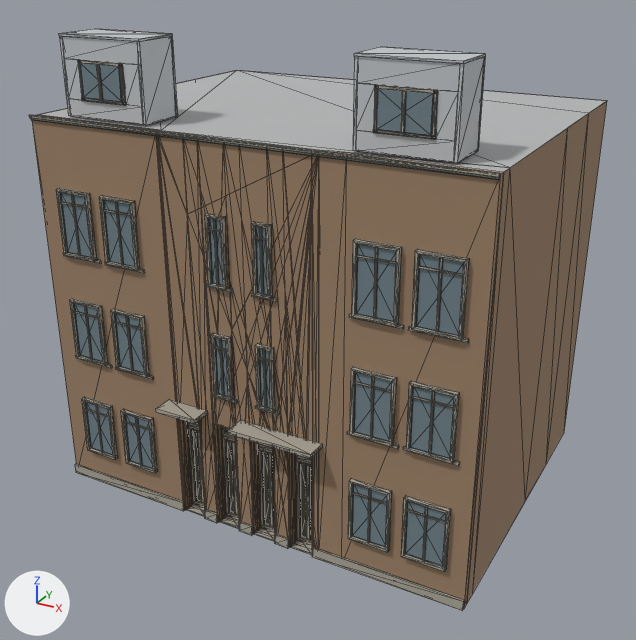
One commit to the glTF model public/canal-drive/models/ordinary-buildings/chunks/chunk-face-haen-3-31-r1.glb: the scene before it, then after it.
Rendered twice from a camera (50 mm lens) standing at (11.57, -17.19, 15.51) and looking at (0.1, 3.67, 5.08). Every picture has the same lights, and +X, +Y and +Z are marked at lower left. The first picture is the older version. Mesh edges are drawn as thin lines. Vertices at exactly the same position are counted once.

Names of what the first picture shows: 'face-haen-3-31-r1'.
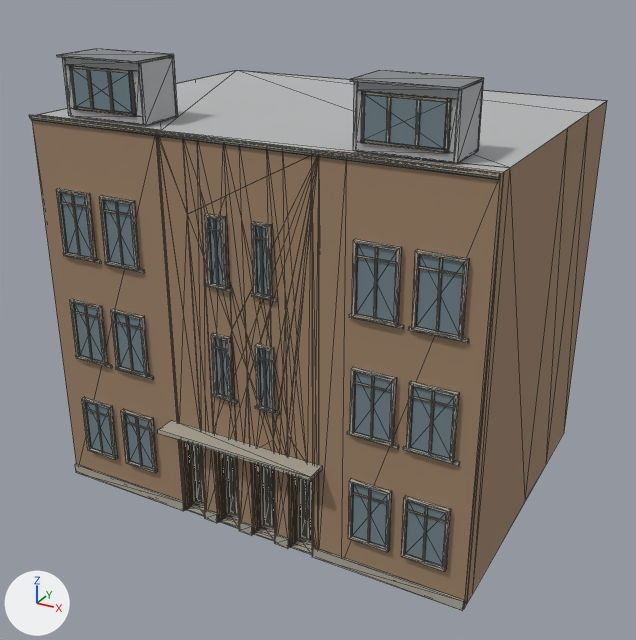
Diff of the bpy script that builds the scene:
```diff
--- a/public/canal-drive/models/ordinary-buildings/chunks/chunk-face-haen-3-31-r1.glb.py
+++ b/public/canal-drive/models/ordinary-buildings/chunks/chunk-face-haen-3-31-r1.glb.py
@@ mat_6f7275_stone_measured @@
+mat_6f7275_stone_measured = principled_material('6f7275_stone_measured')
+mat_6f7275_stone_measured.base_color = (0.435, 0.447, 0.459)  # grey #b0b2b4
+mat_6f7275_stone_measured.roughness = 0.9
@@ me_face_haen_3_31_r1 @@
-me_face_haen_3_31_r1.from_pydata(...)  # 1786 vertices, 2867 faces; spans x -6.4..6.4, y -0.82..9.57, z 0.0..13.19
+me_face_haen_3_31_r1.from_pydata(...)  # 1652 vertices, 2690 faces; spans x -6.4..6.4, y -0.82..9.57, z 0.0..12.69
+# me_face_haen_3_31_r1 part 1: a new loose piece, a box spanning x -4.465..-4.395, y -0.043..-0.013, z 11.4..12.36, in mat_6b6454_frame (grey #ada89b)
+# me_face_haen_3_31_r1 part 2: a new loose piece, a box spanning x -3.798..-3.728, y -0.043..-0.013, z 11.4..12.36, in mat_6b6454_frame (grey #ada89b)
+# me_face_haen_3_31_r1 part 3: a new loose piece, a box spanning x 3.791..3.861, y -0.043..-0.013, z 11.4..12.36, in mat_6b6454_frame (grey #ada89b)
+# me_face_haen_3_31_r1 part 4: a new loose piece, a box spanning x 4.458..4.528, y -0.043..-0.013, z 11.4..12.36, in mat_6b6454_frame (grey #ada89b)
+# me_face_haen_3_31_r1 part 5: the loose piece of 8 vertices spanning x -0.12..2.36, y -0.82..-0.22, z 3.5..3.62 is scaled about its middle by (1.96, 1, 1), then moved by (-1.18, 0.0, -0.67)
+# me_face_haen_3_31_r1 part 6: a new loose piece, a box spanning x -5.026..-3.166, y -0.001..0.029, z 11.4..12.36, in mat_2a3a42_glass (greyish blue #71838b)
+# me_face_haen_3_31_r1 part 7: a new loose piece, a box spanning x 3.23..5.09, y -0.001..0.029, z 11.4..12.36, in mat_2a3a42_glass (greyish blue #71838b)
+# me_face_haen_3_31_r1 part 8: the loose piece of 24 vertices spanning x 3.46..4.86, y 0.03..0.07, z 11.58..12.58 is rebuilt with 24 vertices and now spans x 3.16..5.16, y 0.03..0.07, z 11.33..12.43
+# me_face_haen_3_31_r1 part 9: the loose piece of 24 vertices spanning x -4.8..-3.4, y 0.03..0.07, z 11.58..12.58 is rebuilt with 24 vertices and now spans x -5.1..-3.1, y 0.03..0.07, z 11.33..12.43
+# me_face_haen_3_31_r1 part 10: 17 loose pieces with 160 vertices, spanning x -5.38..5.38, y -0.82..1.38, z 2.68..13.19, are deleted
+# me_face_haen_3_31_r1 part 11
+# 65 vertices are removed from x -5.38..5.38, y -0.22..1.38, z 0.0..13.13
+# 111 faces are deleted
+# 121 vertices in x -2.22..2.09, y -0.22..0.28, z 3.21..3.25 move by (0.0, 0.0, -0.57)
+# 21 vertices in x -5.38..5.38, y 0.08..1.38, z 13.13 move by (0.0, 0.0, -0.5)
+# 8 vertices in x -5.3..5.3, y 0.08..0.16, z 11.58 move by (0.0, 0.0, -0.25)
+# 8 vertices in x -5.3..5.3, y 0.08..0.16, z 12.58 move by (0.0, 0.0, -0.15)
+# 4 vertices in x -4.8..3.46, y 0.08..0.16, z 12.58 move by (-0.3, 0.0, -0.15)
+# 4 vertices in x -4.8..3.46, y 0.08..0.16, z 11.58 move by (-0.3, 0.0, -0.25)
+# 9 vertices move from x -3.4..4.86, y -0.22..0.16, z 3.25..12.58 to x -3.1..5.16, y -0.22..0.16, z 2.68..12.43
+# 35 vertices are added at x -5.38..5.38, y -0.22..1.38, z 2.68..12.69
+# 8 new vertices lie (0.0, 0.0, 0.06) away from vertices in x -5.38..5.38, y -0.1..1.38, z 12.63
+# 55 new faces join them, mat_583a24_brick (beige #9f8369)
+# 28 new faces join them, mat_3e4144_stone_measured (grey #878a8d)
+# 14 new faces join them, mat_6b6454_stone (grey #ada89b)
+# 27 new faces join them, mat_6f7275_stone_measured (grey #b0b2b4)
+# me_face_haen_3_31_r1 part 12: 141 faces spanning x -5.38..5.38, y 0.08..1.38, z 11.13..12.63 switch from mat_8b9196_slate (light grey #c3c7ca) to mat_6f7275_stone_measured (grey #b0b2b4)
 me_face_haen_3_31_r1.materials.append(mat_452d1c_brick)
@@ me_face_haen_3_31_r1 @@
 me_face_haen_3_31_r1.materials.append(mat_77797a_slate)
+me_face_haen_3_31_r1.materials.append(mat_3e4144_stone_measured)  # grey #878a8d
```

Changed parts and their boxes (x1, y1, x2, y2) in the pictures (636 x 640 px; the box of a moved part takes in the faces that stretch with it):
'face-haen-3-31-r1', reshaped: before (29, 29, 607, 611); after (29, 49, 607, 611)
part 1 of me_face_haen_3_31_r1, added: after (87, 70, 93, 110)
part 2 of me_face_haen_3_31_r1, added: after (107, 72, 114, 112)
part 3 of me_face_haen_3_31_r1, added: after (386, 97, 391, 144)
part 4 of me_face_haen_3_31_r1, added: after (415, 100, 420, 147)
part 5 of me_face_haen_3_31_r1, moved or reshaped: before (228, 420, 322, 459); after (158, 420, 322, 481)
part 6 of me_face_haen_3_31_r1, added: after (71, 69, 132, 114)
part 7 of me_face_haen_3_31_r1, added: after (363, 95, 447, 150)
part 8 of me_face_haen_3_31_r1, rebuilt (38% wider, 15% taller): before (373, 85, 438, 139); after (361, 91, 451, 153)
part 9 of me_face_haen_3_31_r1, rebuilt (37% wider, 13% taller): before (78, 60, 126, 105); after (70, 65, 136, 116)
part 10 of me_face_haen_3_31_r1, deleted: before (58, 29, 485, 462)
part 11 of me_face_haen_3_31_r1, moved or reshaped: before (156, 37, 485, 555); after (56, 49, 484, 555)
part 12 of me_face_haen_3_31_r1, recoloured: before (59, 36, 464, 163); after (62, 57, 462, 163)
